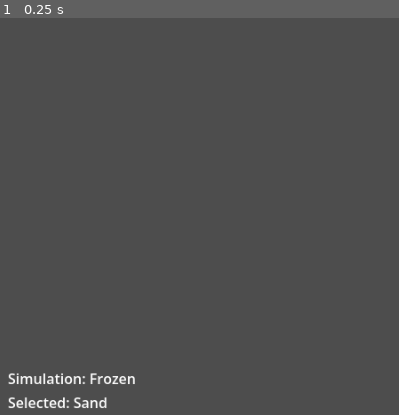
Above: before the commit, frame 1.
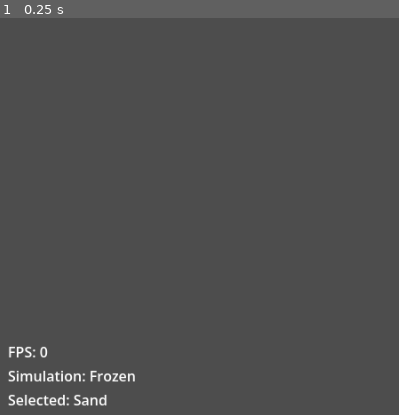
Above: after the commit, the same moment.

Repository: SachaJGregoire/sandbox
Game: Godot game, scene res://main.tscn
Same seed, same stepped clock (60 frames per second), same inputs: the game is played once before the commit and once after it.
Inputs:
- Up to frame 1 (0.25 s): no input
The pictures show only the part of the screen within x 0-50%, y 50-100%; the shares and areas given below are measured in that part.

The runs differ from the first frame. In frame 1, 1.1% of the frame differs, in the area x 2-34%, y 82-99%.

Commit message:
fake fps

Diff:
--- a/main.tscn
+++ b/main.tscn
@@ -104,9 +104,13 @@
 
 [node name="Status" type="VBoxContainer" parent="TextureRect/CanvasLayer" unique_id=1244601840]
 offset_left = 10.0
-offset_top = 845.0
+offset_top = 815.0
 offset_right = 166.0
-offset_bottom = 922.0
+offset_bottom = 892.0
+
+[node name="FPS" type="Label" parent="TextureRect/CanvasLayer/Status" unique_id=1348368279]
+layout_mode = 2
+text = "FPS: 0"
 
 [node name="Simulation" type="Label" parent="TextureRect/CanvasLayer/Status" unique_id=184560283]
 layout_mode = 2
--- a/texture_rect.gd
+++ b/texture_rect.gd
@@ -237,10 +237,15 @@
 			CURRENTSELECTED.text = "Selected: Air"
 			select_air()
 
+var start : int
 
 func _process(_delta: float) -> void:
 	if not rd or not pipeline.is_valid():
 		return
+
+
+	if total_frames % 100 == 0:
+		start = Time.get_ticks_msec()
 
 	for i in range(2):
 		total_frames += 1
@@ -286,6 +291,8 @@
 		$CanvasLayer/Counters/RockCounter.text = "%d" % counts[1]
 		$CanvasLayer/Counters/WaterCounter.text = "%d" % counts[2]
 
+	if total_frames % 100 == 0:
+		$CanvasLayer/Status/FPS.text = "Elapsed: %d ms" % [Time.get_ticks_msec() - start]
 func select_sand() -> void:
 	selected_material = 1
 func select_stone() -> void:
